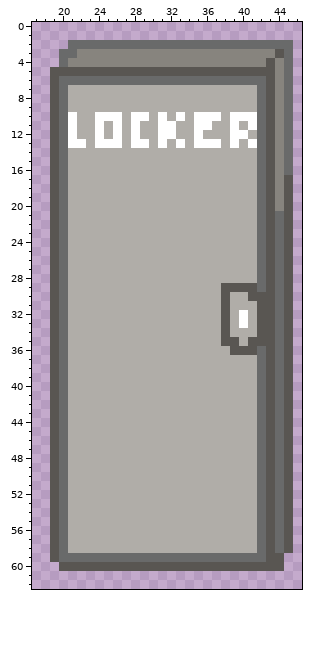
File history of a pixel-art file, ecs/assets/entities/locker/LightGray.ase. That is the earlier state.
64x64 pixels, 1 frame. Shown: x 17..46, y 0..62.
Now the later version:
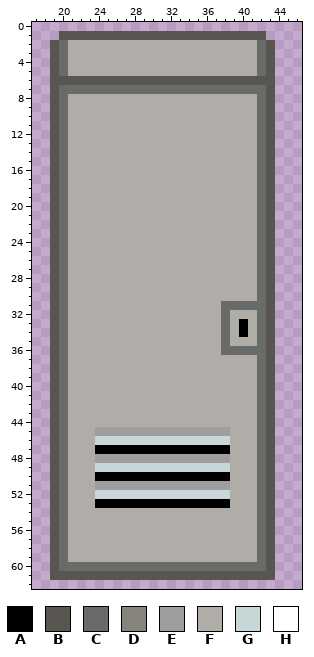
Palette (. is transparent): A #000000  B #595652  C #696a6a  D #87847e  E #9e9e9e  F #b0ada8  G #c7d7d7  H #ffffff
The exact change:
y 1: x 20..42 ....................... -> BBBBBBBBBBBBBBBBBBBBBBB
y 2: x 19..41 ..CCCCCCCCCCCCCCCCCCCCC -> BCFFFFFFFFFFFFFFFFFFFFF; x 43..45 CCC -> B..
y 3: x 19 . -> B; x 21..45 CDDDDDDDDDDDDDDDDDDDDDDBC -> FFFFFFFFFFFFFFFFFFFFFCB..
y 4: x 19 . -> B; x 21..42 DDDDDDDDDDDDDDDDDDDDDD -> FFFFFFFFFFFFFFFFFFFFFC; x 44..45 DC -> ..
y 5: x 20..42 BBBBBBBBBBBBBBBBBBBBBBB -> CFFFFFFFFFFFFFFFFFFFFFC; x 44..45 DC -> ..
y 6: x 20..42 CCCCCCCCCCCCCCCCCCCCCCC -> BBBBBBBBBBBBBBBBBBBBBBB; x 44..45 DC -> ..
y 7: x 21..41 FFFFFFFFFFFFFFFFFFFFF -> CCCCCCCCCCCCCCCCCCCCC; x 44..45 DC -> ..
y 8..9: x 44..45 DC -> ..
y 10: x 21 H -> F; x 24..26 HHH -> FFF; x 28..29 HH -> FF; x 31 H -> F; x 33 H -> F; x 35..37 HHH -> FFF; x 39..41 HHH -> FFF; x 44..45 DC -> ..
y 11: x 21 H -> F; x 24 H -> F; x 26 H -> F; x 28 H -> F; x 31..32 HH -> FF; x 35..36 HH -> FF; x 39 H -> F; x 41 H -> F; x 44..45 DC -> ..
y 12: x 21 H -> F; x 24 H -> F; x 26 H -> F; x 28 H -> F; x 31..32 HH -> FF; x 35 H -> F; x 39..40 HH -> FF; x 44..45 DC -> ..
y 13: x 21..22 HH -> FF; x 24..26 HHH -> FFF; x 28..29 HH -> FF; x 31 H -> F; x 33 H -> F; x 35..37 HHH -> FFF; x 39 H -> F; x 41 H -> F; x 44..45 DC -> ..
y 14..16: x 44..45 DC -> ..
y 17..20: x 44..45 DB -> ..
y 21..28: x 44..45 CB -> ..
y 29: x 38..41 BBBB -> FFFF; x 44..45 CB -> ..
y 30: x 38 B -> F; x 41..42 BB -> FC; x 44..45 CB -> ..
y 31: x 38..42 BFFFB -> CCCCC; x 44..45 CB -> ..
y 32: x 38 B -> C; x 40 H -> F; x 42 B -> C; x 44..45 CB -> ..
y 33: x 38 B -> C; x 40 H -> A; x 42 B -> C; x 44..45 CB -> ..
y 34: x 38 B -> C; x 40 F -> A; x 42 B -> C; x 44..45 CB -> ..
y 35: x 38..39 BB -> CF; x 41..42 BB -> FC; x 44..45 CB -> ..
y 36: x 38..41 FBBB -> CCCC; x 44..45 CB -> ..
y 37..44: x 44..45 CB -> ..
y 45: x 24..38 FFFFFFFFFFFFFFF -> EEEEEEEEEEEEEEE; x 44..45 CB -> ..
y 46: x 24..38 FFFFFFFFFFFFFFF -> GGGGGGGGGGGGGGG; x 44..45 CB -> ..
y 47: x 24..38 FFFFFFFFFFFFFFF -> AAAAAAAAAAAAAAA; x 44..45 CB -> ..
y 48: x 24..38 FFFFFFFFFFFFFFF -> EEEEEEEEEEEEEEE; x 44..45 CB -> ..
y 49: x 24..38 FFFFFFFFFFFFFFF -> GGGGGGGGGGGGGGG; x 44..45 CB -> ..
y 50: x 24..38 FFFFFFFFFFFFFFF -> AAAAAAAAAAAAAAA; x 44..45 CB -> ..
y 51: x 24..38 FFFFFFFFFFFFFFF -> EEEEEEEEEEEEEEE; x 44..45 CB -> ..
y 52: x 24..38 FFFFFFFFFFFFFFF -> GGGGGGGGGGGGGGG; x 44..45 CB -> ..
y 53: x 24..38 FFFFFFFFFFFFFFF -> AAAAAAAAAAAAAAA; x 44..45 CB -> ..
y 54..58: x 44..45 CB -> ..
y 59: x 21..41 CCCCCCCCCCCCCCCCCCCCC -> FFFFFFFFFFFFFFFFFFFFF; x 44 B -> .
y 60: x 19..42 .BBBBBBBBBBBBBBBBBBBBBBB -> BCCCCCCCCCCCCCCCCCCCCCCC; x 44 B -> .
y 61: x 19..43 ......................... -> BBBBBBBBBBBBBBBBBBBBBBBBB
Where, in picture pixels (left, top, right, bottom), the same in both pictures:
changed: (50, 31, 293, 580)
